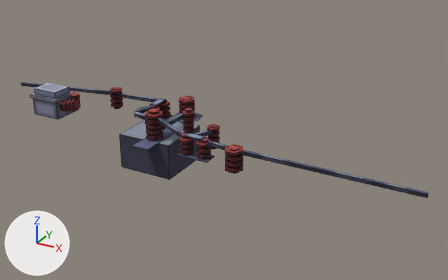
Renders of the OBJ model resources/generated/locomotives/electronic/ss8/models/block/ss8/ss8_roof_lh.obj from each side of a commit.
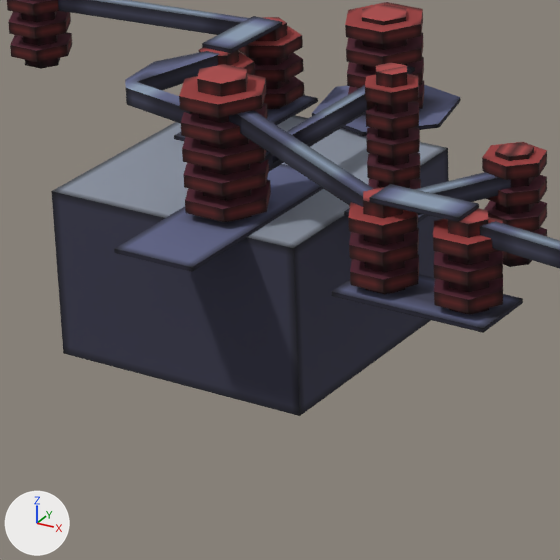
Each version appears first whole from a 50 mm camera at (6.26, -8.67, 4.78) aimed at (1.57, -0.15, 0.52), and next in a close-up on the part from 24% to 50% of the width and 34% to 75% of the height. Lighting does not change. The marker at lower left points along +X, +Y and +Z. Where no turn or scale is listed for an object, it has been applied to the vertices. Vertices at the same position are counted once.
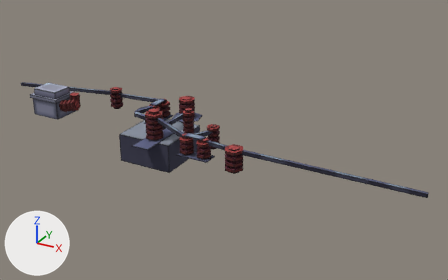
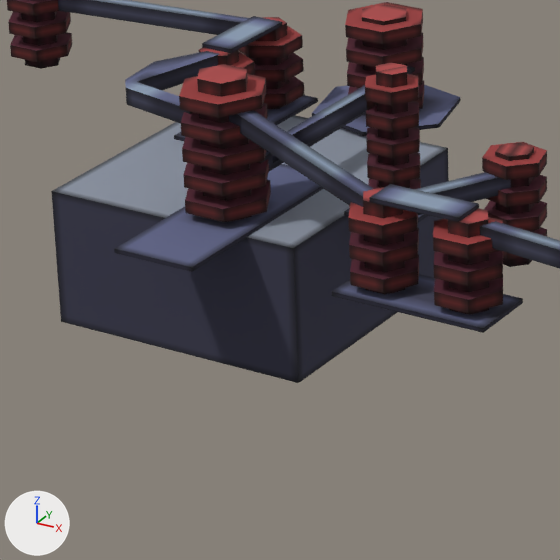
The newer file is also turned or shifted as a whole; pictures and numbers use the older file's frame.

Boxes [x1, y1, x2, y2] around the edits, measured in the close-ups (560 x 560 px; the box of a moved part takes in the faces that stretch with it):
```json
{"object": "cube", "change": "reshaped", "before": [7, 0, 560, 416], "after": [7, 0, 560, 383]}
{"part": 1, "of": "me_cube", "change": "moved or reshaped", "before": [51, 148, 449, 416], "after": [51, 148, 449, 383]}
```

Scene script edits in JSON lines:
```json
{"block": "me_cube", "where": "me_cube.from_pydata(...)  # 820 vertices, 751 faces; spans x -3.12..5.12, y -1.33..0.45, z 0.0..1.14"}
{"block": "me_cube", "where": "# used by ob_cube; location = (0.0, 0.0, 0.0)"}
{"block": "me_cube", "where": "# before: 2 (0.0, -1.0, 0.0) at pixel (63, 353), 3 (0.0, 0.0, 0.0), 6 (1.0, -1.0, 0.0) at pixel (299, 416), 7 (1.0, 0.0, 0.0)"}
{"block": "me_cube", "change": "me_cube part 1"}
{"op": "add", "block": "me_cube", "code": "for i in [2, 3, 6, 7]: me_cube.vertices[i].co += Vector((0.0, 0.0, 0.12))"}
```
